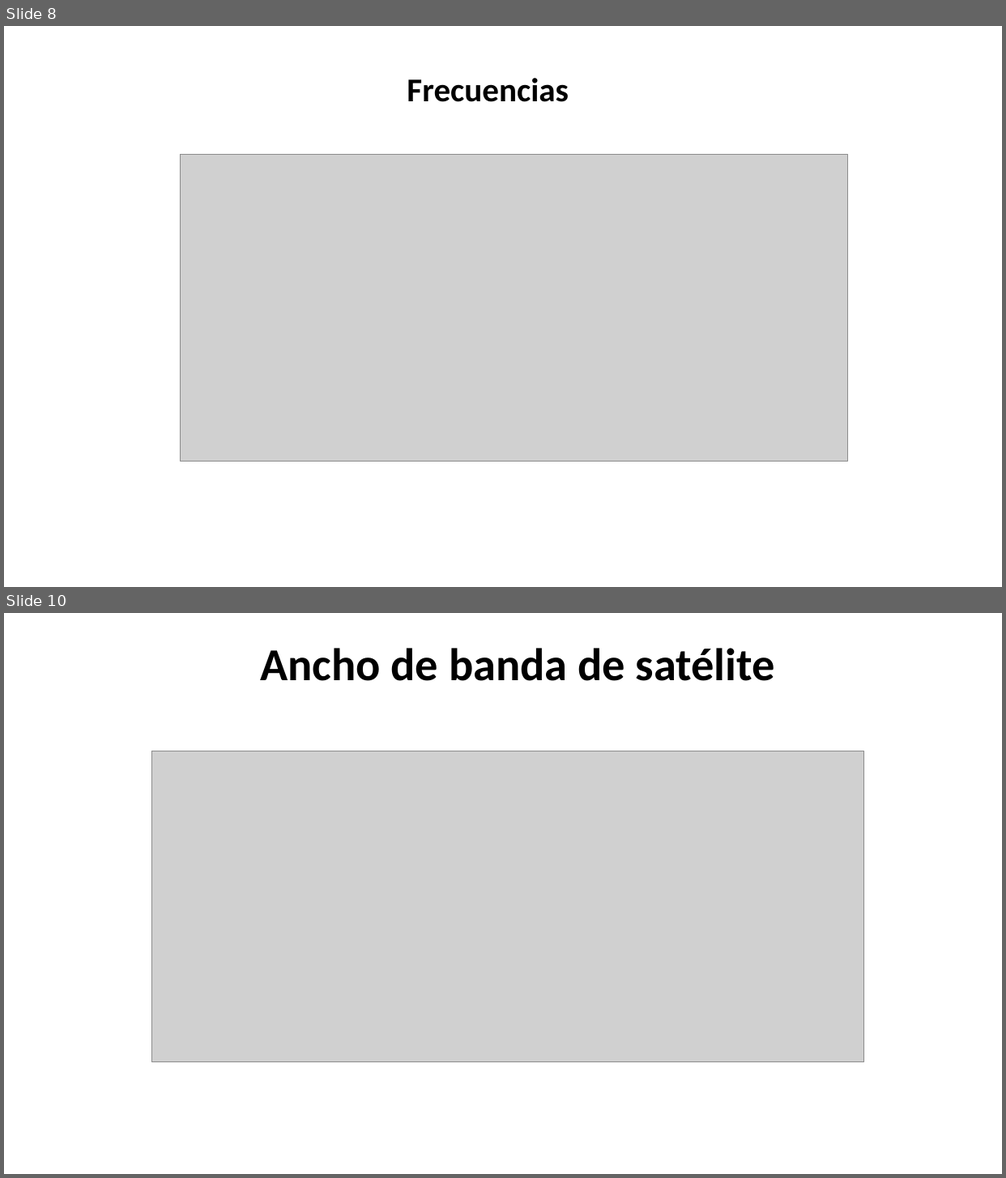
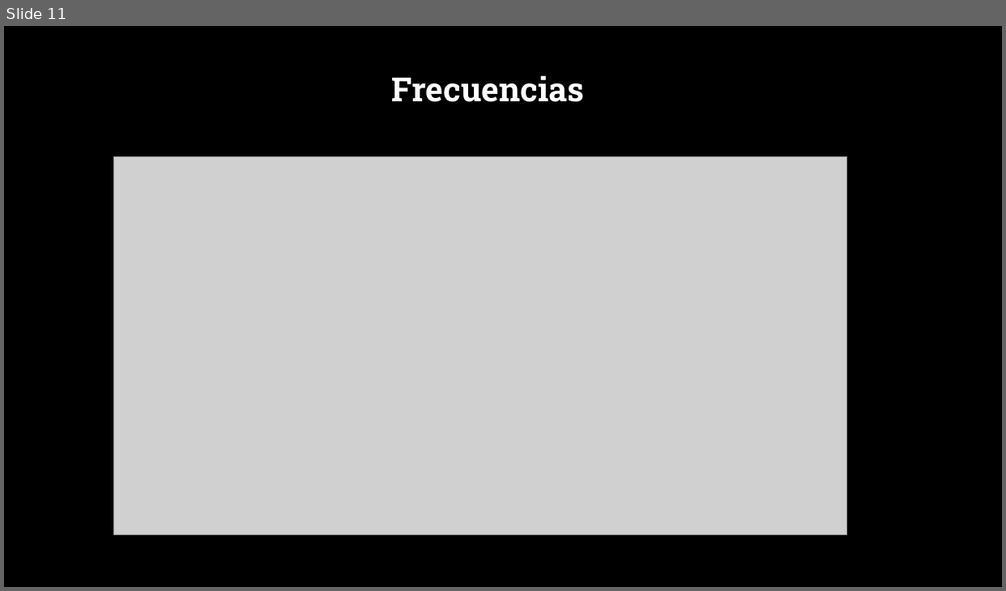
Before and after one commit to SM-ROOT/SM-ROOT, a slide deck: 9°A/Telecomunicaciones/RA_9A_U4_E2.pptx. Shown one above the other, each under a label of ours: slides 8 and 10 before the commit, slide 11 after it; the slides between them are not shown. The pictures are 1006x1178 and 1006x591 pixels, drawn with LibreOffice and Linux fonts; fonts in the diff are those of the drawing; grey boxes stand for pictures; background and template pictures are left out. Boxes give left, top, right and bottom in pixels: in the first picture for what was removed or moved away, otherwise in the second. Text is boxed around its words. In the diff, an @@ line names an element or a change of style, - is before the commit and + after.

```diff
--- a/9°A/Telecomunicaciones/RA_9A_U4_E2.pptx
+++ b/9°A/Telecomunicaciones/RA_9A_U4_E2.pptx
@@ slide 10 removed at <box>4,613,1002,1174</box>, background #FFFFFF @@
@@ text removed at <box>260,648,775,681</box> @@
-Ancho de banda de satélite
@@ picture removed at <box>151,752,864,1063</box> @@
@@ what was slide 8 is now slide 11 @@
@@ slide 11 changed as well @@
@@ background #FFFFFF to picture (left out) @@
@@ text "Frecuencias" at <box>391,75,584,102</box>: font Calibri to Roboto Slab, text colour #000000 to #FFFFFF @@
@@ picture: place and size @@
-picture at <box>181,155,848,462</box>
+picture at <box>113,157,847,535</box>
```
Also in this commit, not shown: 5 other slides changed, 8 slides added, 11 other slides removed, 1 other file.
